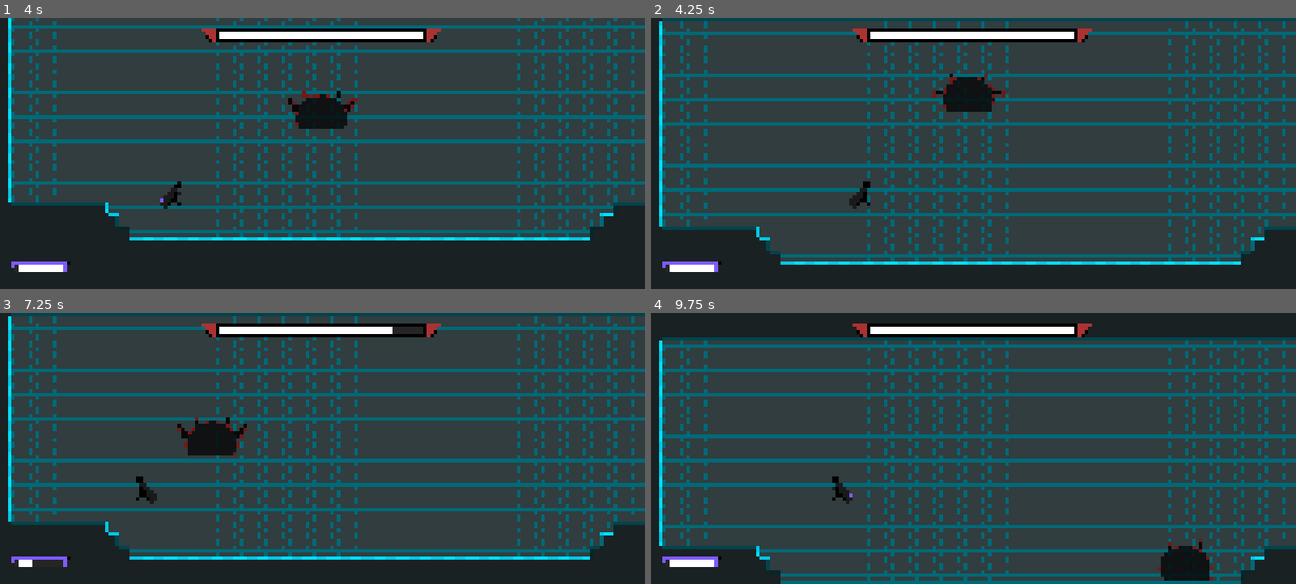
Above: before the commit, frames 1-4 (two rows, left to right).
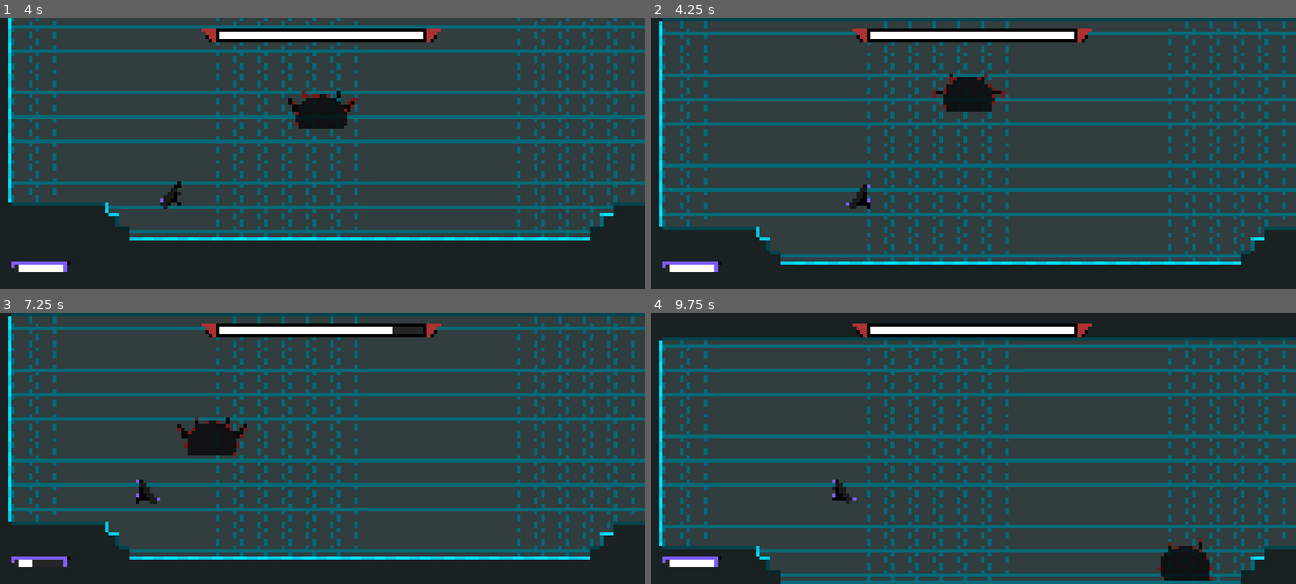
Above: after the commit, the same moments.

Repository: AnejMajnik/soulsvania
Game: Godot game, scene res://scenes/game.tscn
Same seed, same stepped clock (60 frames per second), same inputs: the game is played once before the commit and once after it.
Inputs (mouse positions are in pixels of both pictures, inside the frame that each line leads up to):
- Up to frame 1 (4 s): tap Enter at 0.5 s; move the mouse to (464, 139) at 0.52 s; hold D (move_right) 0.53-2.03 s; tap Space (jump) at 0.6, 0.77, 1.07, 1.52, 1.55, 1.82, 2.3, 3.02, 3.05, 3.32, 3.6, 3.77 s; move the mouse to (193, 167) at 1.27 s; click (193, 167) at 1.35 s; move the mouse to (387, 93) at 2.02 s; hold A (move_left) 2.03-2.78 s; right-click (387, 93) at 2.1 s; move the mouse to (290, 207) at 2.77 s; hold D (move_right) from 2.78 s (still down); tap Shift (dash) at 2.85 s; move the mouse to (516, 194) at 3.52 s
- Up to frame 2 (4.25 s): keep holding D (move_right); tap Space (jump) at 4.07 s
- Up to frame 3 (7.25 s): move the mouse to (129, 407) at 4.27 s; release D (move_right) at 4.28 s; hold A (move_left) 4.28-5.03 s; click (129, 407) at 4.35 s; tap Space (jump) at 4.52, 4.55, 4.82, 5.3, 5.75, 6.02, 6.05, 6.32, 6.6, 6.77, 7.07 s; move the mouse to (354, 448) at 5.02 s; hold D (move_right) 5.03-5.78 s; right-click (354, 448) at 5.1 s; move the mouse to (225, 380) at 5.77 s; hold A (move_left) from 5.78 s (still down); tap Shift (dash) at 5.85 s; move the mouse to (464, 434) at 6.52 s
- Up to frame 4 (9.75 s): move the mouse to (844, 462) at 7.27 s; release A (move_left) at 7.28 s; hold D (move_right) 7.28-9.53 s; click (844, 462) at 7.35 s; tap Space (jump) at 7.52, 7.55, 7.82, 8.3, 9.02, 9.05, 9.32, 9.6 s; move the mouse to (1038, 388) at 8.02 s; right-click (1038, 388) at 8.1 s; move the mouse to (941, 502) at 8.77 s; tap Shift (dash) at 8.85 s; move the mouse to (1167, 489) at 9.52 s; hold A (move_left) from 9.53 s (still down)

Frame 1 is identical in both runs. In frame 2, less than 0.1% of the frame differs, in the area x 30-35%, y 60-71%; in frame 3, less than 0.1%, in the area x 21-25%, y 60-71%; in frame 4, less than 0.1%.

Commit message:
made jump animation always play on double jump

Diff:
--- a/scripts/player/states/player_jump_state.gd
+++ b/scripts/player/states/player_jump_state.gd
@@ -32,6 +32,7 @@
 		switch_state.emit(combo_attack_state)
 
 func jump():
+	animation_player.stop()
 	animation_player.play("jump")
 	player.velocity.y = player.JUMP_VELOCITY
 
